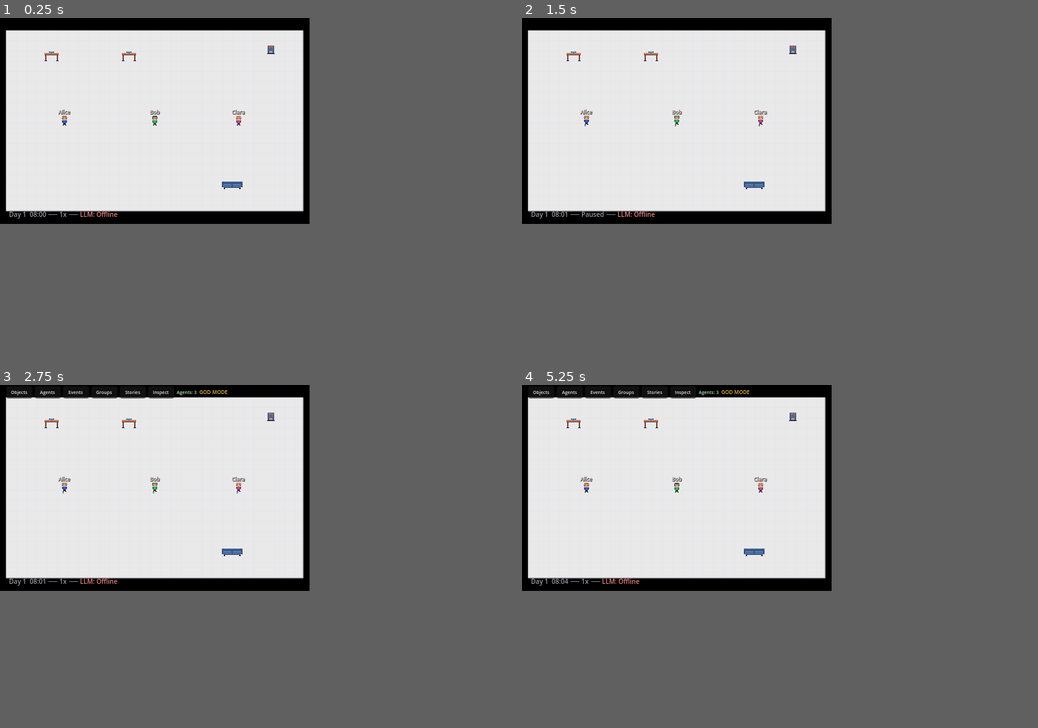
Above: before the commit, frames 1-4 (two rows, left to right).
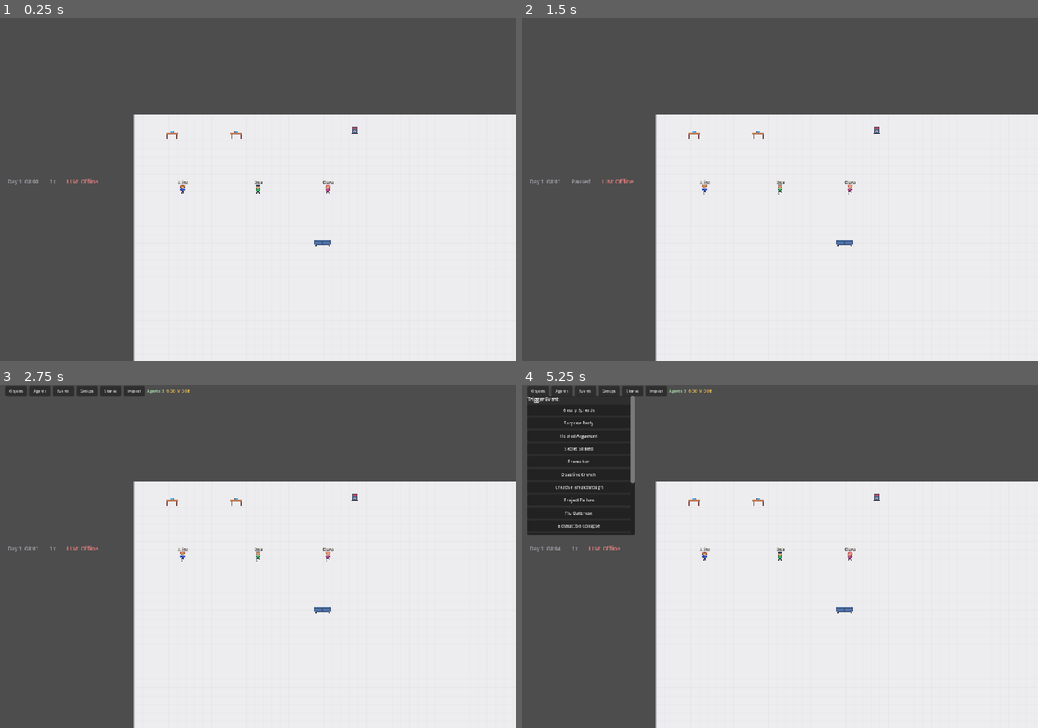
Above: after the commit, the same moments.

Repository: rsanandres/ayle
Game: Godot game, scene res://scenes/main/main.tscn
Same seed, same stepped clock (60 frames per second), same inputs: the game is played once before the commit and once after it.
Inputs (mouse positions are in pixels of both pictures, inside the frame that each line leads up to):
- Up to frame 1 (0.25 s): no input
- Up to frame 2 (1.5 s): tap Enter at 0.5 s; drag from (583, 120) to (676, 120) at 0.52 s; tap Space (pause) at 1.25 s; drag from (676, 120) to (583, 120) at 1.27 s
- Up to frame 3 (2.75 s): tap Enter at 2 s; move the mouse to (237, 487) at 2.02 s; hold . (speed_up) from 2.03 s (still down); tap Tab at 2.1 s; click (237, 487) at 2.17 s
- Up to frame 4 (5.25 s): release . (speed_up) at 2.75 s; click "Objects" at 2.75 s; click "Agents" at 3.5 s; click "Events" at 4.25 s; click (558, 522) at 5 s, where only the run after the commit has a clickable "New Hobby"
In our replay, the window is 480x320 before the commit and 800x533 after it. These sizes can differ from the game's own. Grey fills any space a smaller window leaves; there, only what the larger window draws over its background counts as a difference.

The runs differ from the first frame. In frame 1, 49% of the frame differs, in the area x 0-100%, y 0-100%; in frame 2, 49%; in frame 3, 49%; in frame 4, 49%.

Commit message:
Default to expanded mode (960x640) instead of tiny desktop pet
Window starts big, visible, non-transparent. Desktop pet mode is
opt-in via right-click > "Shrink to Desktop Pet". Office fills the
larger viewport by default.

Co-Authored-By: Claude Opus 4.6 <noreply@anthropic.com>

Diff:
--- a/project.godot
+++ b/project.godot
@@ -36,11 +36,9 @@
 
 [display]
 
-window/size/viewport_width=480
-window/size/viewport_height=320
-window/size/borderless=true
-window/size/always_on_top=true
-window/size/transparent=true
+window/size/viewport_width=960
+window/size/viewport_height=640
+window/size/resizable=true
 window/stretch/mode="canvas_items"
 window/stretch/aspect="expand"
 window/per_pixel_transparency/allowed=true
@@ -89,4 +87,4 @@
 [rendering]
 
 textures/canvas_textures/default_texture_filter=0
-viewport/transparent_background=true
+viewport/transparent_background=false
--- a/scenes/main/main.gd
+++ b/scenes/main/main.gd
@@ -1,31 +1,27 @@
 extends Node2D
-## Root scene: desktop mode with transparent window, draggable, right-click menu.
-## Supports expanded mode with camera pan/zoom for larger populations.
+## Root scene: starts in expanded mode (960x640) by default.
+## Can shrink to desktop pet mode (480x320 transparent) via context menu.
 
 var _dragging: bool = false
 var _drag_offset: Vector2 = Vector2.ZERO
-var expanded_mode: bool = false
+var expanded_mode: bool = true  # Default to expanded
 var _camera: Camera2D = null
 var _camera_zoom: float = 1.0
 var _camera_panning: bool = false
-var _camera_pan_start: Vector2 = Vector2.ZERO
 var _follow_agent: Node2D = null
 
 
 func _ready() -> void:
-	# Enable transparent background
-	get_viewport().transparent_bg = true
 	var win := get_window()
-	win.transparent = true
-	win.borderless = true
-	win.always_on_top = true
 	win.mouse_passthrough = false
 
-	# Create camera for expanded mode
+	# Create camera
 	_camera = Camera2D.new()
-	_camera.enabled = false
 	_camera.zoom = Vector2.ONE
 	add_child(_camera)
+
+	# Start in expanded mode
+	_setup_expanded_mode()
 
 	EventBus.game_ready.emit()
 	EventBus.agent_selected.connect(_on_agent_selected_camera)
@@ -39,6 +35,25 @@
 	SaveManager.load_game()
 
 
+func _setup_expanded_mode() -> void:
+	var win := get_window()
+	win.transparent = false
+	get_viewport().transparent_bg = false
+	win.borderless = false
+	win.always_on_top = false
+	win.min_size = Vector2i(480, 320)
+	_camera.enabled = true
+	# Center camera on the office
+	var world := get_tree().get_first_node_in_group("world")
+	if world and world.has_method("get_bounds"):
+		var bounds: Rect2 = world.get_bounds()
+		_camera.position = bounds.get_center()
+	else:
+		_camera.position = Vector2(480, 320)
+	_camera_zoom = 1.0
+	_camera.zoom = Vector2.ONE
+
+
 func set_expanded_mode(enable: bool) -> void:
 	if expanded_mode == enable:
 		return
@@ -49,14 +64,14 @@
 		get_viewport().transparent_bg = false
 		win.borderless = false
 		win.always_on_top = false
-		win.size = Vector2i(Config.OFFICE_MAX_WIDTH, Config.OFFICE_MAX_HEIGHT)
+		win.size = Vector2i(960, 640)
 		win.min_size = Vector2i(480, 320)
 		_camera.enabled = true
-		_camera.position = Vector2(Config.OFFICE_MAX_WIDTH / 2.0, Config.OFFICE_MAX_HEIGHT / 2.0)
+		var world := get_tree().get_first_node_in_group("world")
+		if world and world.has_method("get_bounds"):
+			_camera.position = world.get_bounds().get_center()
 		_camera_zoom = 1.0
 		_camera.zoom = Vector2.ONE
-		# Resize office for current agent count
-		var world := get_tree().get_first_node_in_group("world")
 		if world and world.has_method("resize_for_agents"):
 			world.resize_for_agents(AgentManager.agents.size())
 	else:
@@ -67,7 +82,6 @@
 		win.size = Vector2i(Config.DESKTOP_WINDOW_WIDTH, Config.DESKTOP_WINDOW_HEIGHT)
 		_camera.enabled = false
 		_follow_agent = null
-		# Reset office to desktop size
 		var world := get_tree().get_first_node_in_group("world")
 		if world and world.has_method("resize_for_agents"):
 			world.resize_for_agents(Config.MAX_AGENTS_DESKTOP)
--- a/scenes/world/office.gd
+++ b/scenes/world/office.gd
@@ -5,8 +5,8 @@
 @onready var agents_container: Node2D = $Agents
 
 var _all_objects: Array[InteractableObject] = []
-var _w: float = Config.DESKTOP_OFFICE_WIDTH
-var _h: float = Config.DESKTOP_OFFICE_HEIGHT
+var _w: float = Config.OFFICE_MAX_WIDTH
+var _h: float = Config.OFFICE_MAX_HEIGHT
 var _m: float = 10.0  # margin
 
 
